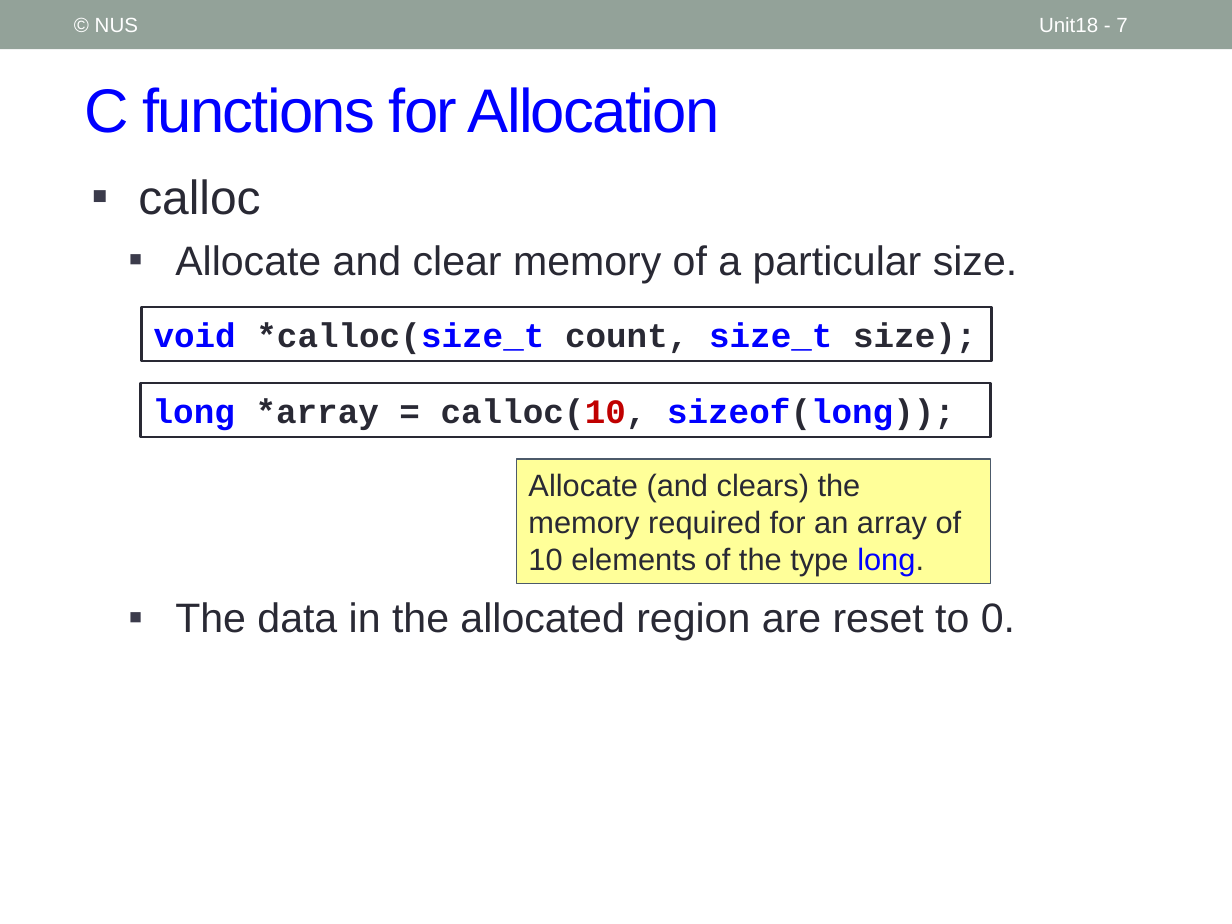
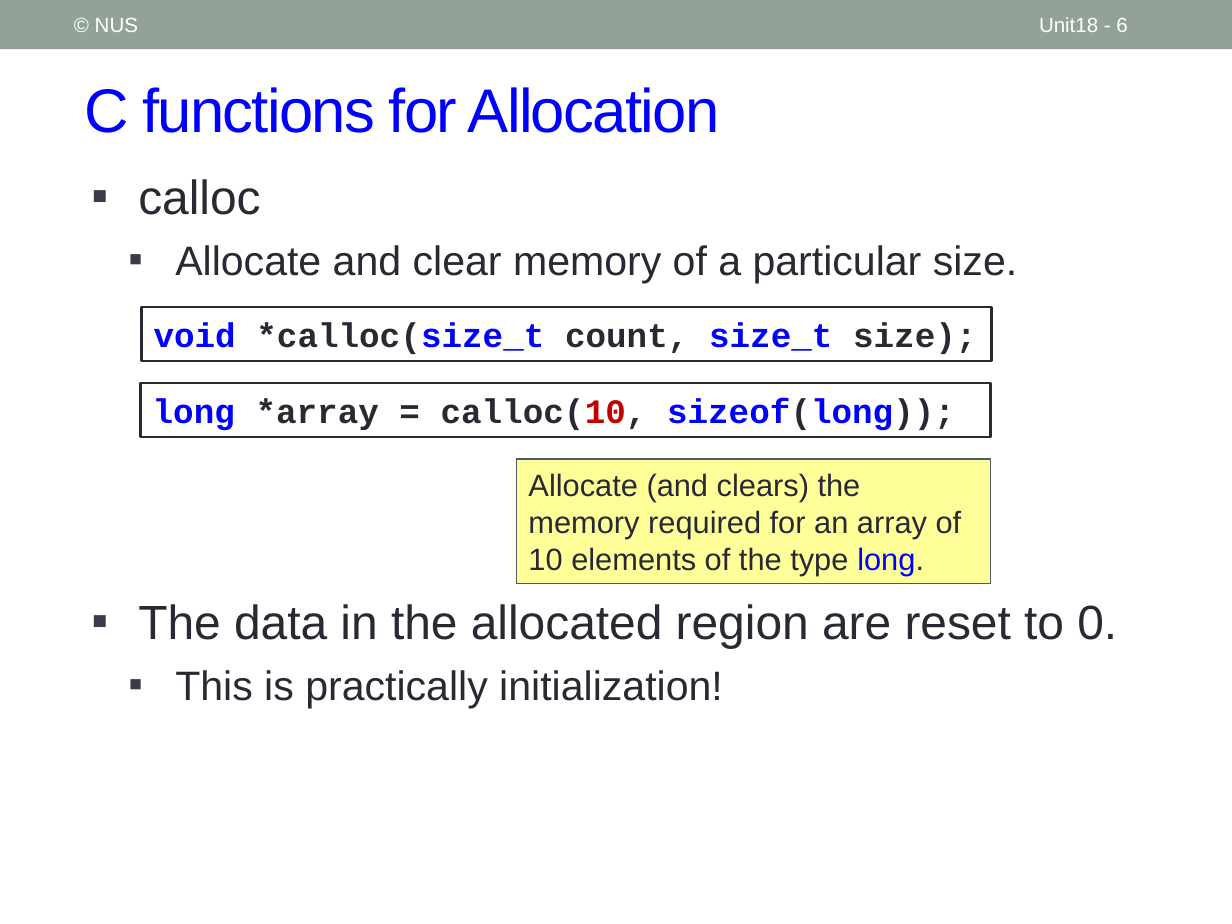
Before and after one commit to nus-cs1010-2021-s2/website, a slide deck: slide 6 of docs/slides/Unit18_Heap.pptx (slide 7 before the commit). Drawn at 1232x924 pixels with LibreOffice and Linux fonts; fonts in the diff are those of the drawing. Boxes give left, top, right and bottom in pixels: in the first picture for what was removed or moved away, otherwise in the second. Text is boxed around its words. In the diff, an @@ line names an element or a change of style, - is before the commit and + after.

```diff
--- a/docs/slides/Unit18_Heap.pptx
+++ b/docs/slides/Unit18_Heap.pptx
@@ page number at bbox=[1039, 17, 1127, 32]: text changed @@
-Unit18 - 7
+Unit18 - 6
@@ text at bbox=[138, 604, 1117, 648]: size 24 to 28 pt in "The data in the allocated region are ..."; list level 2 to 1 in "The data in the allocated ..." @@
@@ text at bbox=[175, 670, 723, 708]: paragraph added @@
+  ▪ This is practically initialization!
```
Also in this commit, not shown: 1 other slide changed, 1 slide removed, 19 other files.
